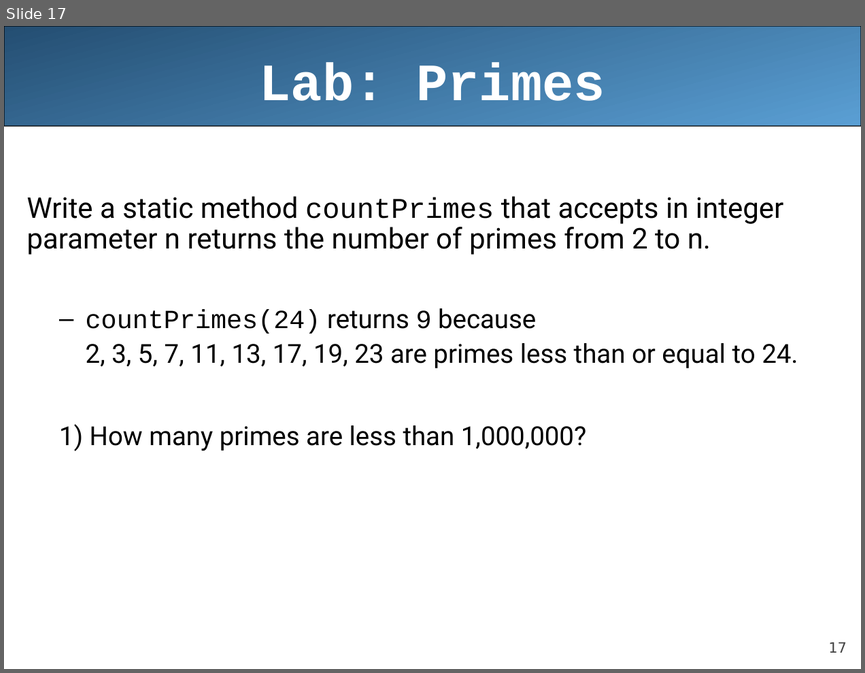
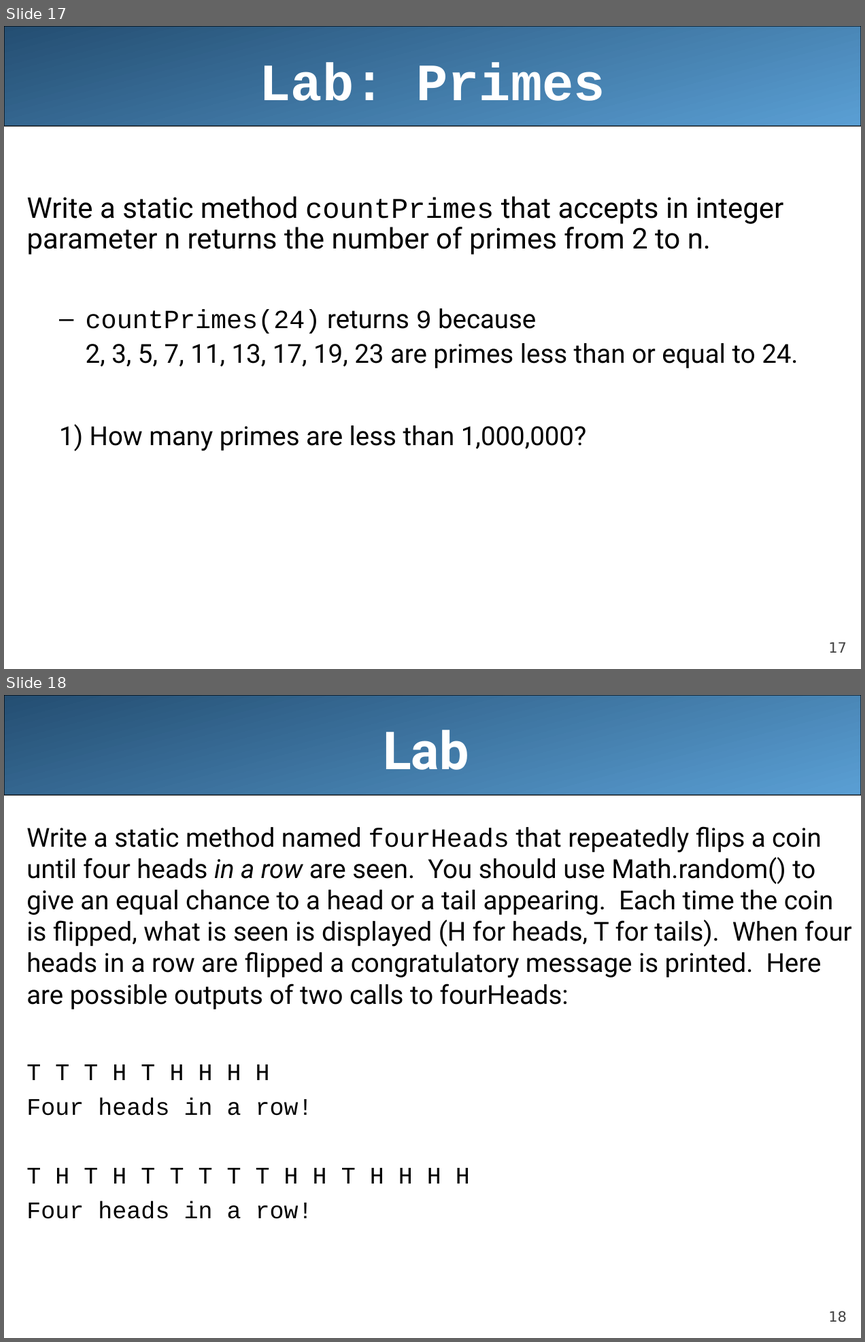
Before and after one commit to LongBaoNguyen/longbaonguyen.github.io, a slide deck: courses/apcsa/lecture10.ppt. Shown one above the other, each under a label of ours: slide 17 before the commit, slides 17 and 18 after it. The pictures are 865x673 and 865x1342 pixels, drawn with LibreOffice and Linux fonts; fonts in the diff are those of the drawing. Boxes give left, top, right and bottom in pixels: in the first picture for what was removed or moved away, otherwise in the second. Text is boxed around its words. In the diff, an @@ line names an element or a change of style, - is before the commit and + after.

```diff
--- a/courses/apcsa/lecture10.ppt
+++ b/courses/apcsa/lecture10.ppt
@@ slide 18 added at (x1=4, y1=695, x2=861, y2=1338), background #FFFFFF; not listed: 2 template elements that a slide beside it also shows @@
@@ title added at (x1=383, y1=730, x2=468, y2=770), 44 pt, text #FFFFFF, bold @@
+Lab
@@ text added at (x1=26, y1=826, x2=851, y2=1219), 22 pt, text #000000 @@
+Write a static method named fourHeads that repeatedly flips a coin until four heads in a row are seen. You should use Math.random() to give an equal chance to a head or a tail appearing. Each time the coin is flipped, what is seen is displayed (H for heads, T for tails). When four heads in a row are flipped a congratulatory message is printed. Here are possible outputs of two calls to fourHeads:
+T T T H T H H H H
+Four heads in a row!
+T H T H T T T T T H H T H H H H
+Four heads in a row!
```
Also in this commit, not shown: 1 slide changed, 7 other files.
